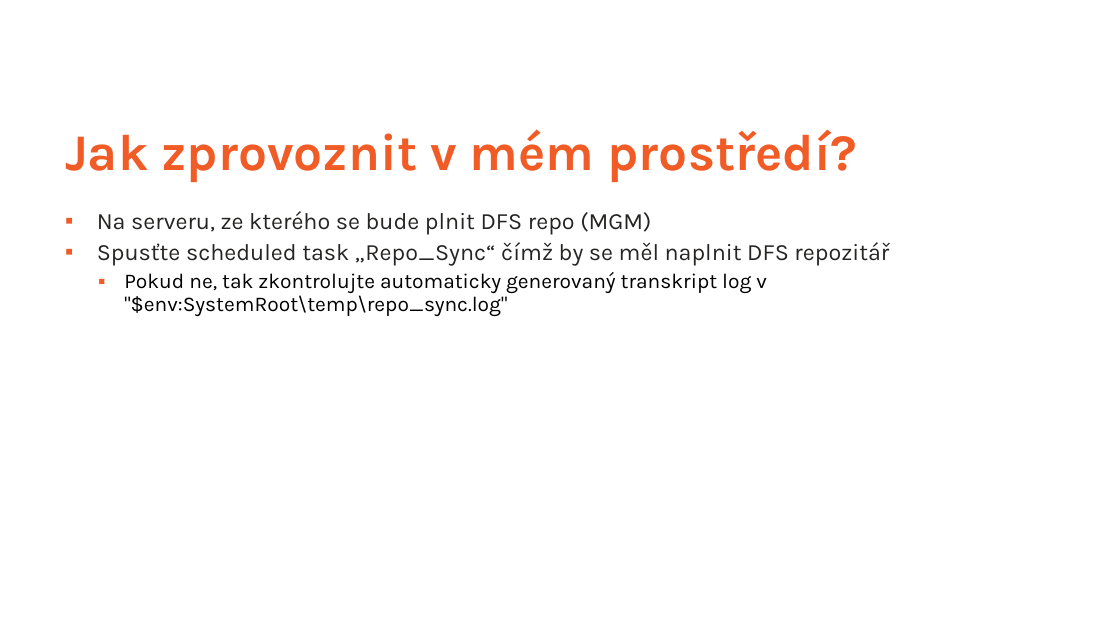
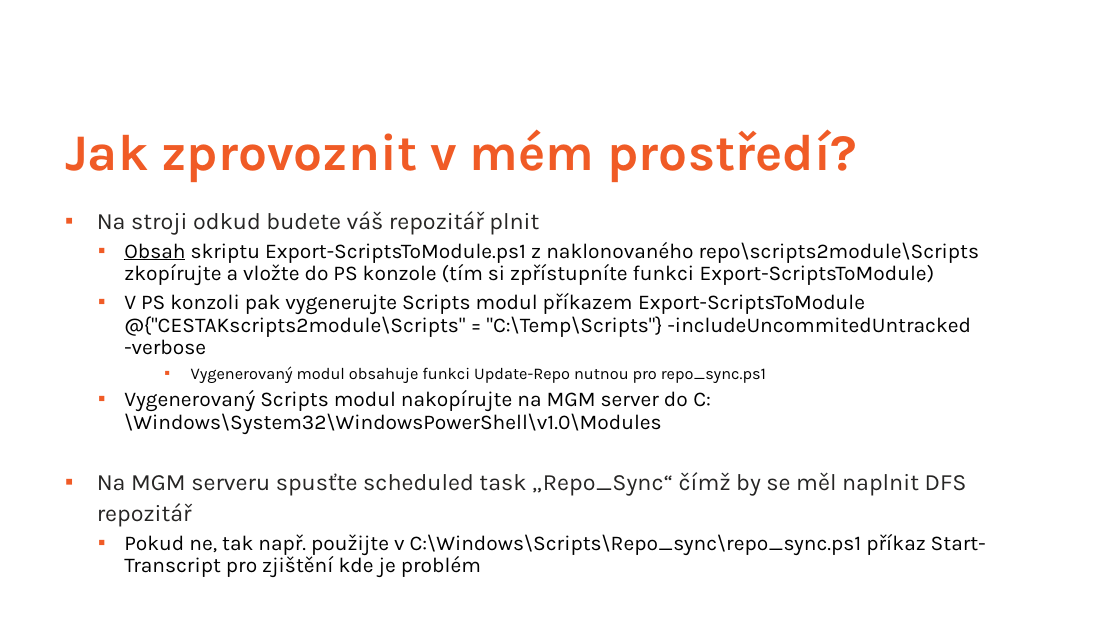
Before and after one commit to ztrhgf/Powershell_CICD_repository, a slide deck: slide 10 of jak zprovoznit CICD Powershell repo.pptx. Drawn at 1120x630 pixels with LibreOffice and Linux fonts; fonts in the diff are those of the drawing; background and template pictures are left out. Boxes give left, top, right and bottom in pixels: in the first picture for what was removed or moved away, otherwise in the second. Text is boxed around its words. In the diff, an @@ line names an element or a change of style, - is before the commit and + after.

```diff
--- a/jak zprovoznit CICD Powershell repo.pptx
+++ b/jak zprovoznit CICD Powershell repo.pptx
@@ text at bbox=[97, 211, 986, 577]: text changed; size 20 to 18 pt; text colour #262524 to #000000 @@
-▪ Na serveru, ze kterého se bude plnit DFS repo (MGM)
-▪ Spusťte scheduled task „Repo_Sync“ čímž by se měl naplnit DFS repozitář
-  ▪ Pokud ne, tak zkontrolujte automaticky generovaný transkript log v "$env:SystemRoot\temp\repo_sync.log"
+▪ Na stroji odkud budete váš repozitář plnit
+  ▪ Obsah skriptu Export-ScriptsToModule.ps1 z naklonovaného repo\scripts2module\Scripts zkopírujte a vložte do PS konzole (tím si zpřístupníte funkci Export-ScriptsToModule)
+  ▪ V PS konzoli pak vygenerujte Scripts modul příkazem Export-ScriptsToModule @{"CESTAKscripts2module\Scripts" = "C:\Temp\Scripts"} -includeUncommitedUntracked -verbose
+    ▪ Vygenerovaný modul obsahuje funkci Update-Repo nutnou pro repo_sync.ps1
+  ▪ Vygenerovaný Scripts modul nakopírujte na MGM server do C:\Windows\System32\WindowsPowerShell\v1.0\Modules
+▪ Na MGM serveru spusťte scheduled task „Repo_Sync“ čímž by se měl naplnit DFS repozitář
+  ▪ Pokud ne, tak např. použijte v C:\Windows\Scripts\Repo_sync\repo_sync.ps1 příkaz Start-Transcript pro zjištění kde je problém
```
Also in this commit, not shown: 3 other slides changed, 4 other files.
